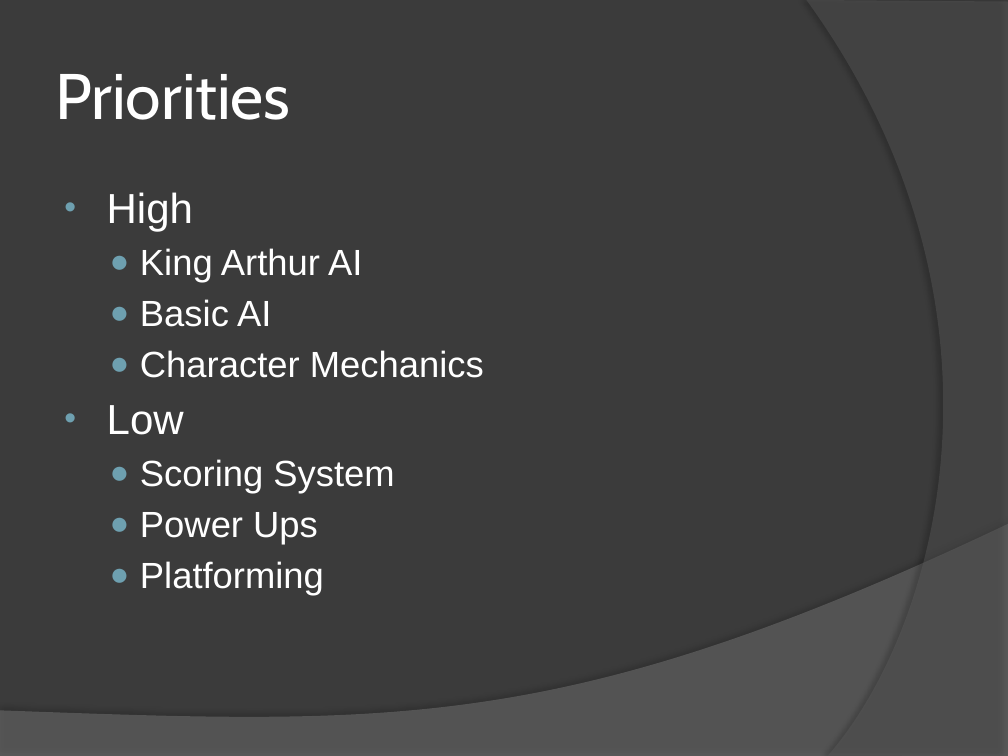
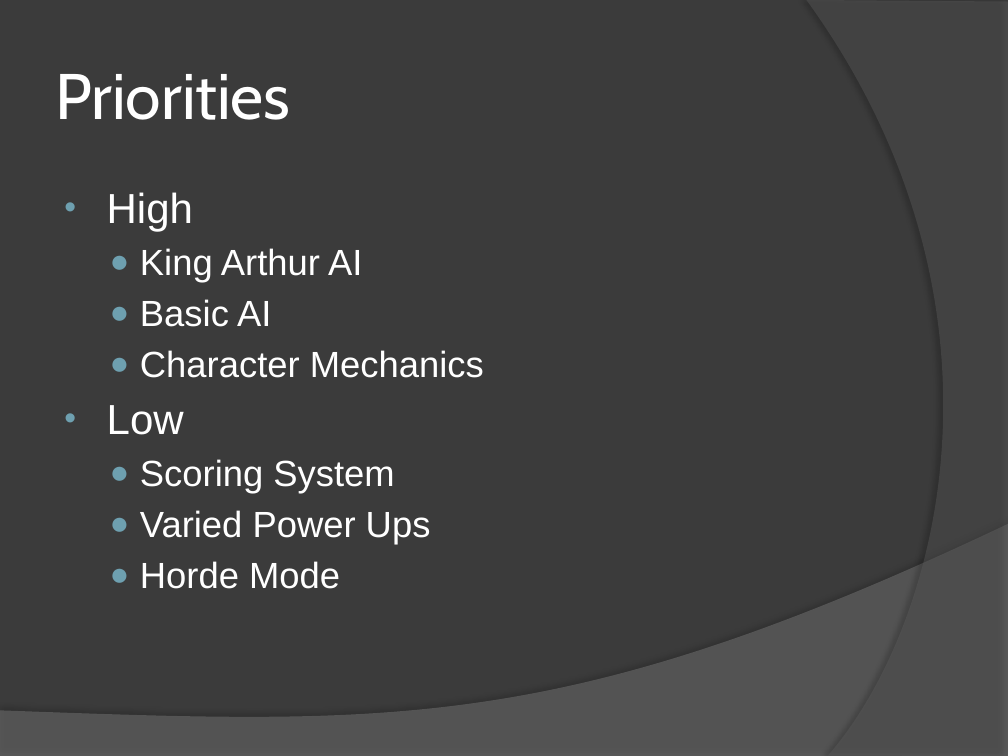
Before and after one commit to everescent/drqst, a slide deck: slide 9 of Pre-Production/D-Sync.pptx. Drawn at 1008x756 pixels with LibreOffice and Linux fonts; fonts in the diff are those of the drawing. Boxes give left, top, right and bottom in pixels: in the first picture for what was removed or moved away, otherwise in the second. Text is boxed around its words. In the diff, an @@ line names an element or a change of style, - is before the commit and + after.

```diff
--- a/Pre-Production/D-Sync.pptx
+++ b/Pre-Production/D-Sync.pptx
@@ text at (x1=140, y1=510, x2=431, y2=589): text changed @@
-  ● Power Ups
-  ● Platforming
+  ● Varied Power Ups
+  ● Horde Mode
```
Also in this commit, not shown: 5 other slides changed, 1 slide added, 2 slides removed.
